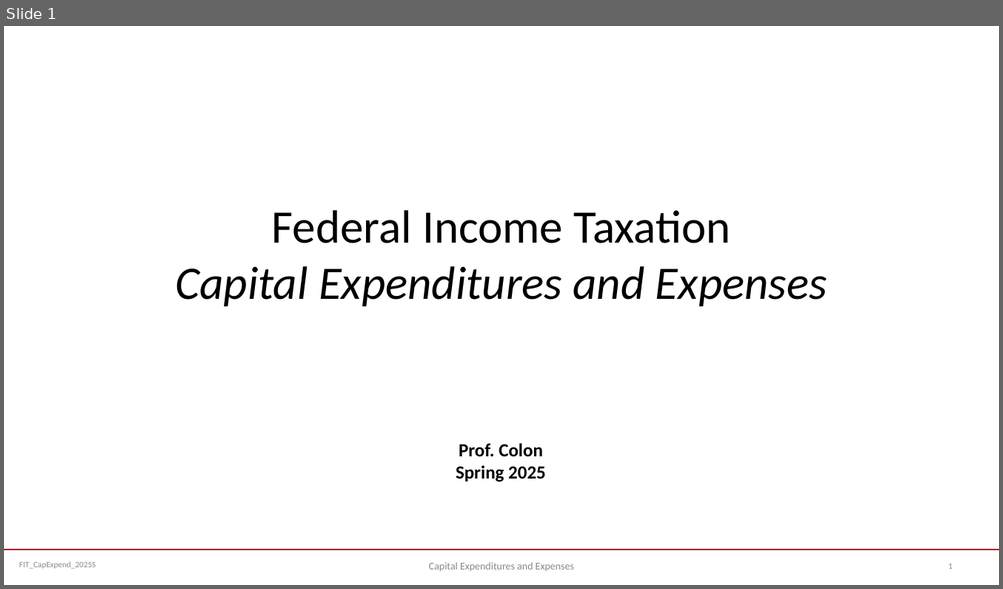
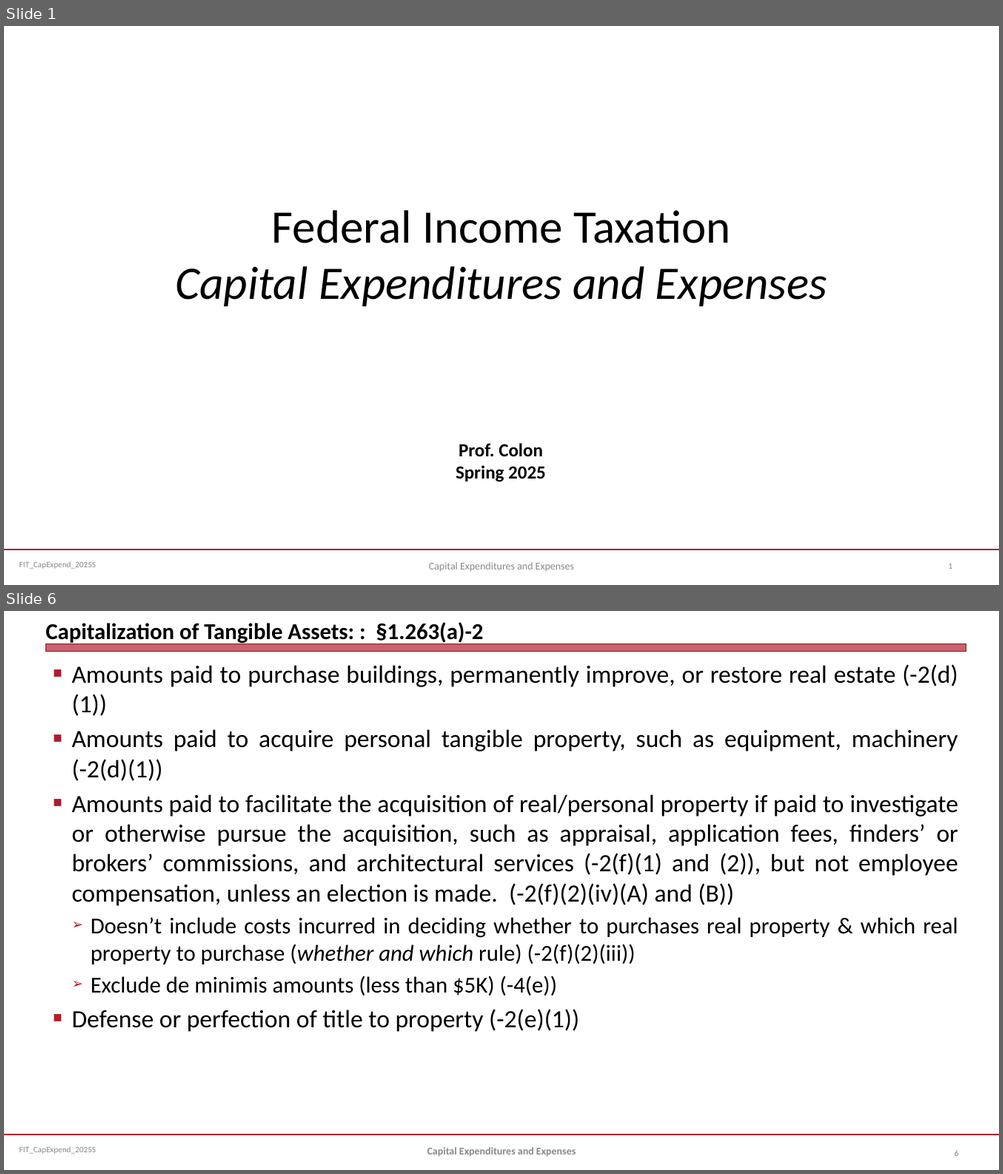
Before and after one commit to jmc877/Fed-Income-Tax, a slide deck: slides/FIT_CapExpend_2025S.pptx. Shown one above the other, each under a label of ours: slide 1 before the commit, slides 1 and 6 after it; the slides between them are not shown. The pictures are 1003x589 and 1003x1174 pixels, drawn with LibreOffice and Linux fonts; fonts in the diff are those of the drawing. Boxes give left, top, right and bottom in pixels: in the first picture for what was removed or moved away, otherwise in the second. Text is boxed around its words. In the diff, an @@ line names an element or a change of style, - is before the commit and + after.

```diff
--- a/slides/FIT_CapExpend_2025S.pptx
+++ b/slides/FIT_CapExpend_2025S.pptx
@@ slide 6 added at bbox=[4, 611, 999, 1170], background #FFFFFF; not listed: 2 template elements that a slide beside it also shows @@
@@ title added at bbox=[45, 622, 483, 645], 22 pt, text #000000, bold @@
+Capitalization of Tangible Assets: : §1.263(a)-2
@@ rectangle added at bbox=[45, 644, 966, 652], fill #B01C2E at 69% opacity, outline #821522 0 pt @@
@@ text added at bbox=[72, 664, 958, 1032], 24 pt, text #000000 @@
+■ Amounts paid to purchase buildings, permanently improve, or restore real estate (-2(d)(1))
+■ Amounts paid to acquire personal tangible property, such as equipment, machinery (-2(d)(1))
+■ Amounts paid to facilitate the acquisition of real/personal property if paid to investigate or otherwise pursue the acquisition, such as appraisal, application fees, finders’ or brokers’ commissions, and architectural services (-2(f)(1) and (2)), but not employee compensation, unless an election is made. (-2(f)(2)(iv)(A) and (B))
+  ➢ Doesn’t include costs incurred in deciding whether to purchases real property & which real property to purchase (whether and which rule) (-2(f)(2)(iii))
+  ➢ Exclude de minimis amounts (less than $5K) (-4(e))
+■ Defense or perfection of title to property (-2(e)(1))
@@ text added at bbox=[427, 1147, 575, 1156], 10 pt, text #898989, bold @@
+Capital Expenditures and Expenses
@@ page number added at bbox=[954, 1150, 959, 1156], 8 pt, text #808080 @@
+6
```
Also in this commit, not shown: 1 slide changed, 7 other slides added, 1 other file.
